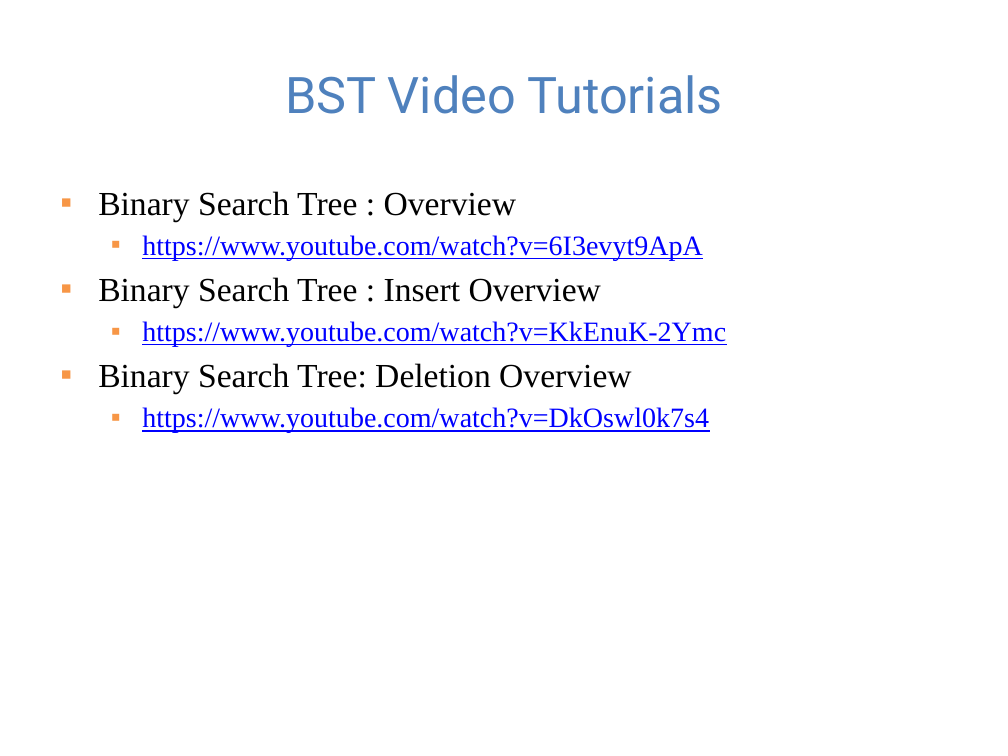
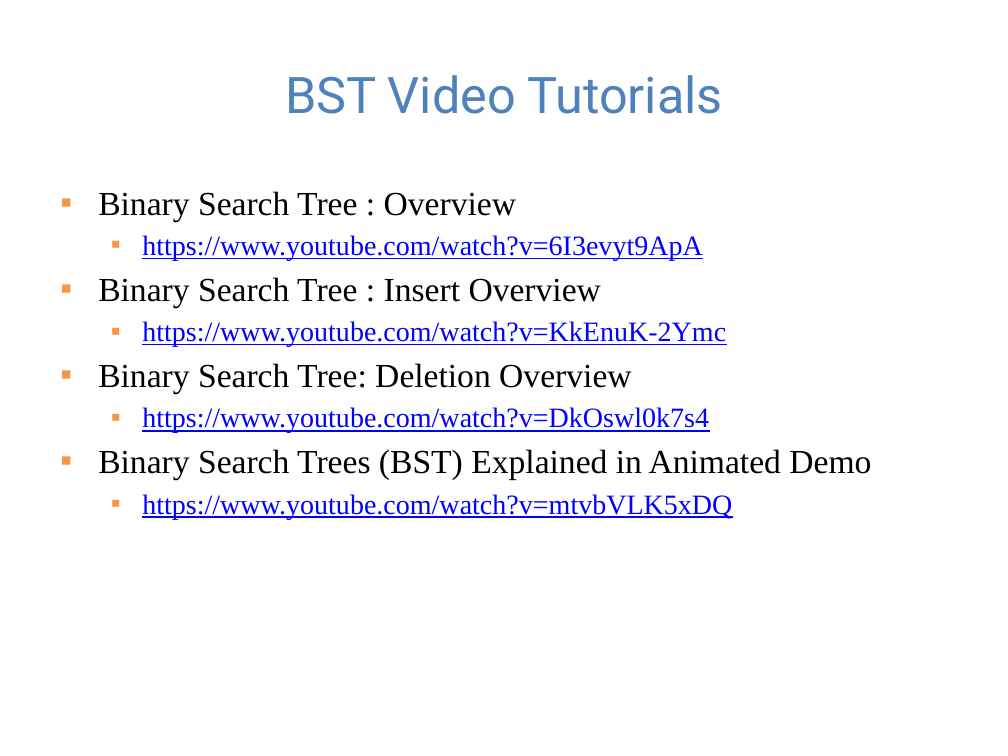
Before and after one commit to guhofstra/CSC111Fa25, a slide deck: slide 31 of PPTs/Lecture 8-binary search tree and trie.pptx. Drawn at 1008x756 pixels with LibreOffice and Linux fonts; fonts in the diff are those of the drawing. Boxes give left, top, right and bottom in pixels: in the first picture for what was removed or moved away, otherwise in the second. Text is boxed around its words. In the diff, an @@ line names an element or a change of style, - is before the commit and + after.

```diff
--- a/PPTs/Lecture 8-binary search tree and trie.pptx
+++ b/PPTs/Lecture 8-binary search tree and trie.pptx
@@ text at (98, 449, 871, 519): paragraphs added @@
+▪ Binary Search Trees (BST) Explained in Animated Demo
+  ▪ https://www.youtube.com/watch?v=mtvbVLK5xDQ
```
Also in this commit, not shown: 1 slide removed, 1 other file.
